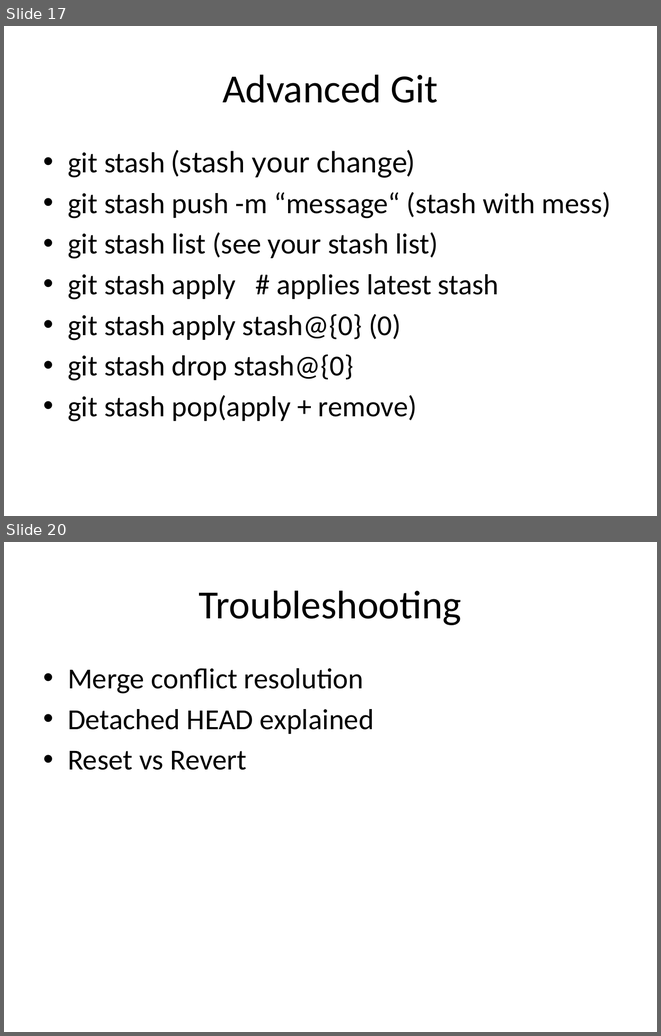
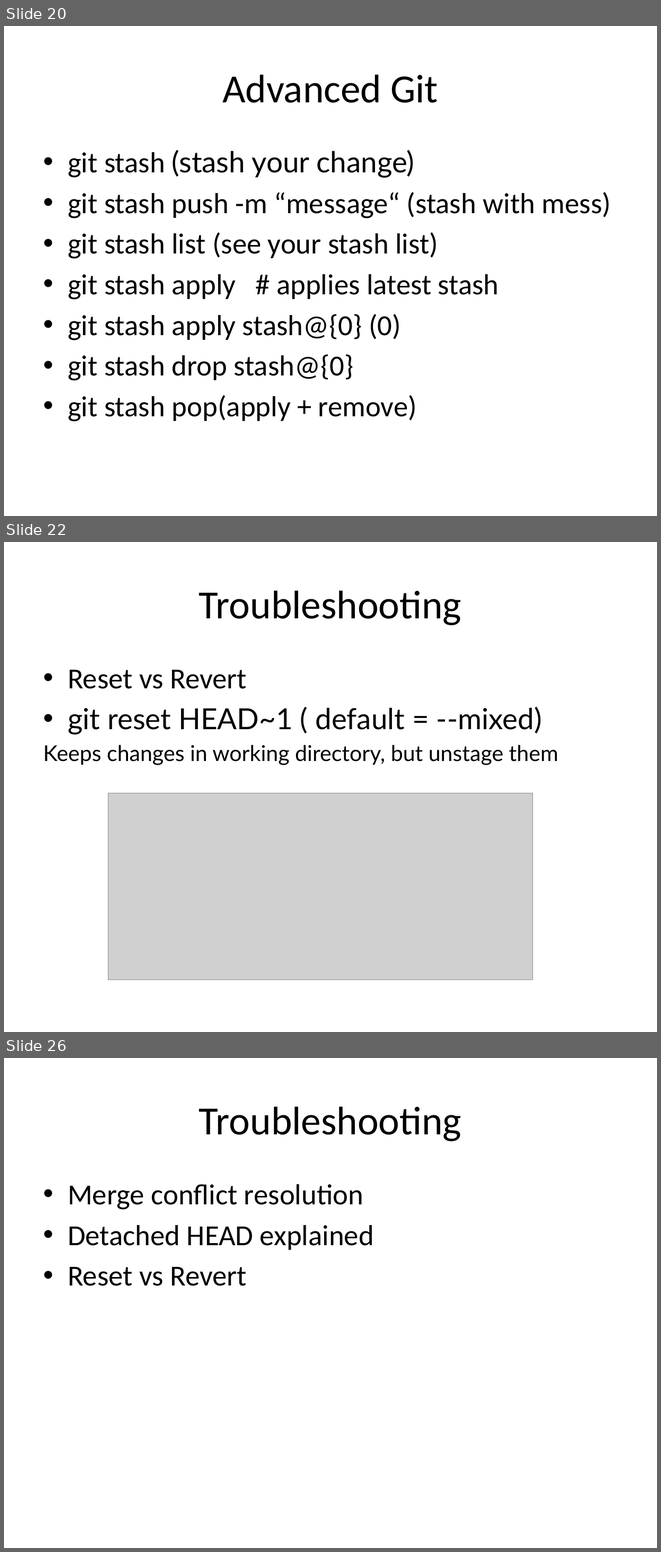
Before and after one commit to duongbach202156/git-test, a slide deck: src/main/resources/Git_Slide.pptx. Shown one above the other, each under a label of ours: slides 17 and 20 before the commit, slides 20, 22 and 26 after it; the slides between them are not shown. The pictures are 661x1036 and 661x1552 pixels, drawn with LibreOffice and Linux fonts; fonts in the diff are those of the drawing; grey boxes stand for pictures. Boxes give left, top, right and bottom in pixels: in the first picture for what was removed or moved away, otherwise in the second. Text is boxed around its words. In the diff, an @@ line names an element or a change of style, - is before the commit and + after.

```diff
--- a/src/main/resources/Git_Slide.pptx
+++ b/src/main/resources/Git_Slide.pptx
@@ slide 22 added at [4,542,657,1032], background #FFFFFF @@
@@ title added at [199,590,462,625], 44 pt, text #000000 @@
+Troubleshooting
@@ text added at [43,670,558,765], 24 pt, text #000000 @@
+• Reset vs Revert
+• git reset HEAD~1 ( default = --mixed)
+Keeps changes in working directory, but unstage them
@@ picture added at [108,793,533,979] @@
@@ what was slide 17 is now slide 20 @@
@@ what was slide 20 is now slide 26 @@
```
Also in this commit, not shown: 9 slides changed, 6 other slides added.
